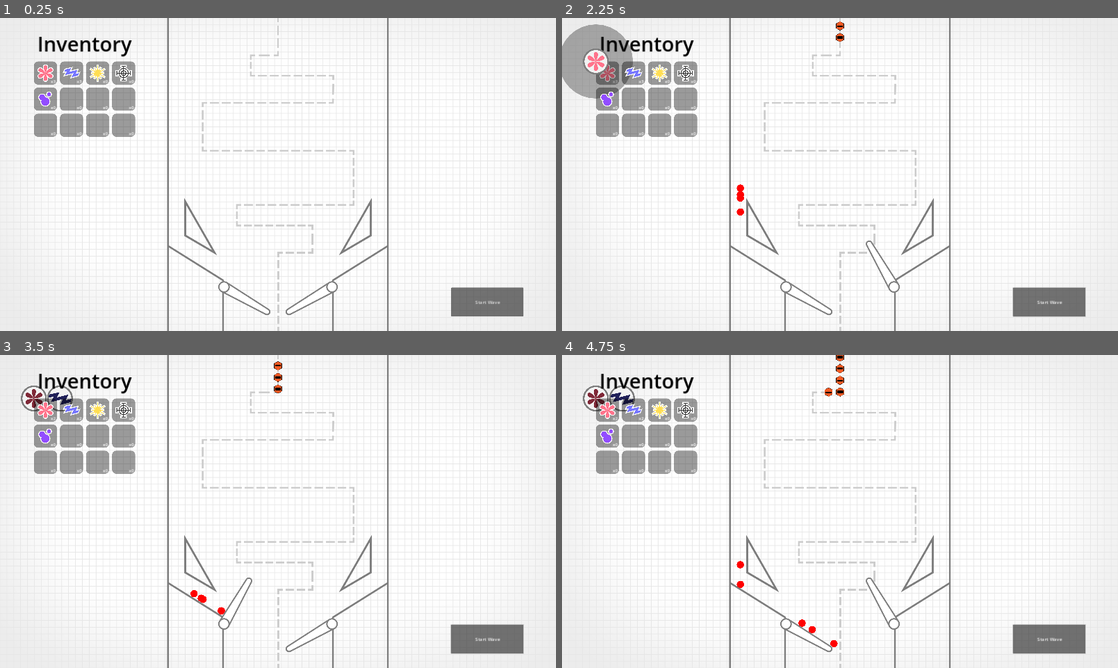
Above: before the commit, frames 1-4 (two rows, left to right).
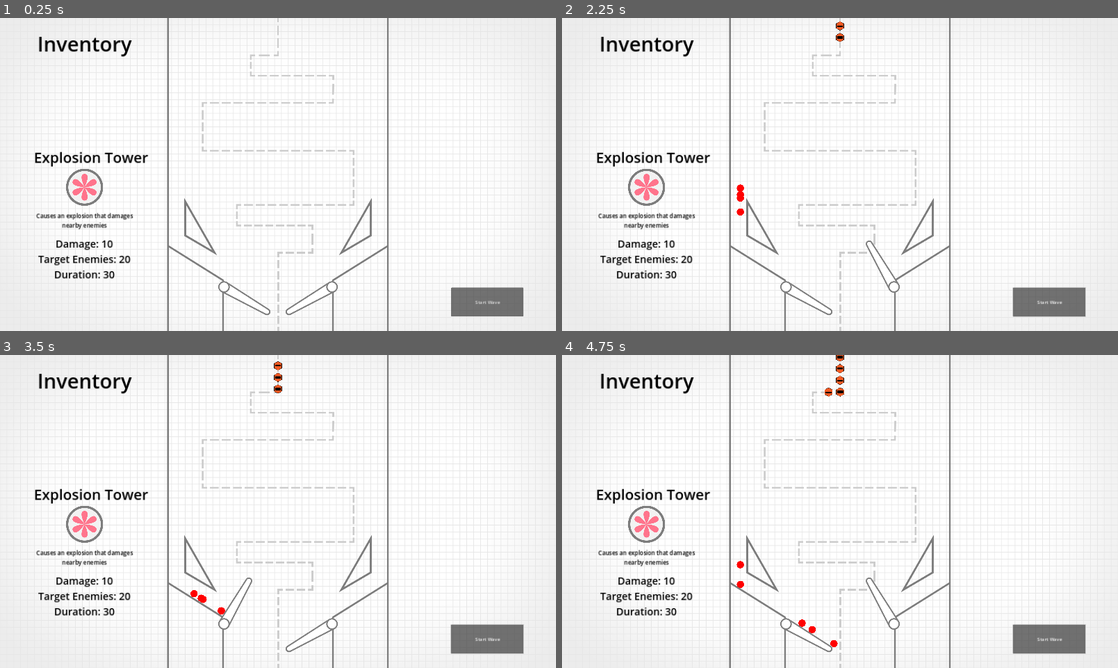
Above: after the commit, the same moments.

Repository: cxhuy/ptd
Game: Godot game, scene res://scenes/game.tscn
The game is run twice, just before and just after one commit, with the same random seed, the same clock (stepped at 60 frames per second) and the same inputs.
Inputs (mouse positions are in pixels of both pictures, inside the frame that each line leads up to):
- Up to frame 1 (0.25 s): no input
- Up to frame 2 (2.25 s): click "Start Wave" at 0.5 s; click "Start Wave" at 1.25 s; tap Enter at 2 s; move the mouse to (606, 74) at 2.02 s; hold / (rightFlip) from 2.03 s (still down); hold Space (addBall) from 2.03 s (still down); click (606, 74) at 2.17 s
- Up to frame 3 (3.5 s): move the mouse to (72, 411) at 2.77 s; release / (rightFlip) at 2.78 s; release Space (addBall) at 2.78 s; hold Z (leftFlip) from 2.78 s (still down); tap Space (addBall) at 2.85 s; click (72, 411) at 2.92 s
- Up to frame 4 (4.75 s): move the mouse to (662, 411) at 3.52 s; release Z (leftFlip) at 3.53 s; hold Space (addBall) 3.53-4.28 s; hold / (rightFlip) from 3.53 s (still down); click (662, 411) at 3.67 s; move the mouse to (684, 411) at 4.27 s; tap Space (addBall) at 4.35 s; click (684, 411) at 4.42 s

The runs differ from the first frame. In frame 1, 5.0% of the frame differs, in the area x 6-27%, y 13-84%; in frame 2, 6.8%, in the area x 0-27%, y 2-84%; in frame 3, 5.2%; in frame 4, 5.2%.
Error before the commit: Attempt to call function 'instantiate' in base 'null instance' on a null instance. (res://scripts/towerAdd.gd:17)
Error after the commit: Cannot call method 'add_child' on a null value. (res://scripts/ui.gd:12)

Commit message:
feat: add tower stats ui

Diff:
--- a/scenes/ui.tscn
+++ b/scenes/ui.tscn
@@ -1,13 +1,24 @@
-[gd_scene load_steps=4 format=3 uid="uid://c0fnpip3uuqqb"]
+[gd_scene load_steps=8 format=3 uid="uid://c0fnpip3uuqqb"]
 
 [ext_resource type="Script" path="res://scripts/ui.gd" id="1_8qvsj"]
+[ext_resource type="Texture2D" uid="uid://b7tds42tkkpcm" path="res://sprites/towers/tower1/tower1_on.svg" id="2_nlksv"]
 
-[sub_resource type="StyleBoxEmpty" id="StyleBoxEmpty_f73e0"]
+[sub_resource type="StyleBoxEmpty" id="StyleBoxEmpty_txrlt"]
 
 [sub_resource type="SystemFont" id="SystemFont_yroje"]
 font_names = PackedStringArray("SF Pro Rounded")
 font_weight = 600
 subpixel_positioning = 0
+
+[sub_resource type="SystemFont" id="SystemFont_q4rks"]
+font_names = PackedStringArray("SF Pro Rounded")
+font_weight = 500
+
+[sub_resource type="StyleBoxEmpty" id="StyleBoxEmpty_r1ash"]
+
+[sub_resource type="SystemFont" id="SystemFont_34k4l"]
+font_names = PackedStringArray("SF Pro Rounded")
+font_weight = 500
 
 [node name="UI" type="CanvasLayer"]
 script = ExtResource("1_8qvsj")
@@ -15,18 +26,18 @@
 [node name="Panel" type="Panel" parent="."]
 offset_right = 584.0
 offset_bottom = 1080.0
-theme_override_styles/panel = SubResource("StyleBoxEmpty_f73e0")
+theme_override_styles/panel = SubResource("StyleBoxEmpty_txrlt")
 
-[node name="FlowContainer" type="FlowContainer" parent="Panel"]
+[node name="Inventory" type="FlowContainer" parent="Panel"]
 layout_mode = 0
 offset_left = 117.0
 offset_top = 40.0
 offset_right = 467.0
-offset_bottom = 1040.0
+offset_bottom = 440.0
 theme_override_constants/h_separation = 10
 theme_override_constants/v_separation = 10
 
-[node name="Label" type="Label" parent="Panel/FlowContainer"]
+[node name="Label" type="Label" parent="Panel/Inventory"]
 custom_minimum_size = Vector2(350, 100)
 layout_mode = 2
 theme_override_colors/font_color = Color(0, 0, 0, 1)
@@ -35,3 +46,58 @@
 text = "Inventory"
 horizontal_alignment = 1
 vertical_alignment = 1
+
+[node name="TowerStats" type="HFlowContainer" parent="Panel"]
+layout_mode = 0
+offset_left = 117.0
+offset_top = 440.0
+offset_right = 467.0
+offset_bottom = 1080.0
+theme_override_constants/h_separation = 0
+theme_override_constants/v_separation = 0
+
+[node name="TowerName" type="Label" parent="Panel/TowerStats"]
+custom_minimum_size = Vector2(350, 80)
+layout_mode = 2
+theme_override_colors/font_color = Color(0, 0, 0, 1)
+theme_override_fonts/font = SubResource("SystemFont_q4rks")
+theme_override_font_sizes/font_size = 50
+text = "Explosion Tower"
+horizontal_alignment = 1
+vertical_alignment = 1
+
+[node name="TowerImage" type="Panel" parent="Panel/TowerStats"]
+custom_minimum_size = Vector2(350, 148)
+layout_mode = 2
+theme_override_styles/panel = SubResource("StyleBoxEmpty_r1ash")
+
+[node name="TowerSprite" type="Sprite2D" parent="Panel/TowerStats/TowerImage"]
+position = Vector2(175, 64)
+scale = Vector2(0.5, 0.5)
+texture = ExtResource("2_nlksv")
+
+[node name="TowerDesc" type="Label" parent="Panel/TowerStats"]
+custom_minimum_size = Vector2(350, 0)
+layout_mode = 2
+theme_override_colors/font_color = Color(0, 0, 0, 1)
+theme_override_fonts/font = SubResource("SystemFont_34k4l")
+theme_override_font_sizes/font_size = 20
+text = "Causes an explosion that damages nearby enemies"
+horizontal_alignment = 1
+autowrap_mode = 2
+
+[node name="Gap" type="Label" parent="Panel/TowerStats"]
+custom_minimum_size = Vector2(350, 20)
+layout_mode = 2
+
+[node name="TowerStats" type="Label" parent="Panel/TowerStats"]
+custom_minimum_size = Vector2(350, 0)
+layout_mode = 2
+theme_override_colors/font_color = Color(0, 0, 0, 1)
+theme_override_fonts/font = SubResource("SystemFont_34k4l")
+theme_override_font_sizes/font_size = 35
+text = "Damage: 10
+Target Enemies: 20
+Duration: 30"
+horizontal_alignment = 1
+autowrap_mode = 2
